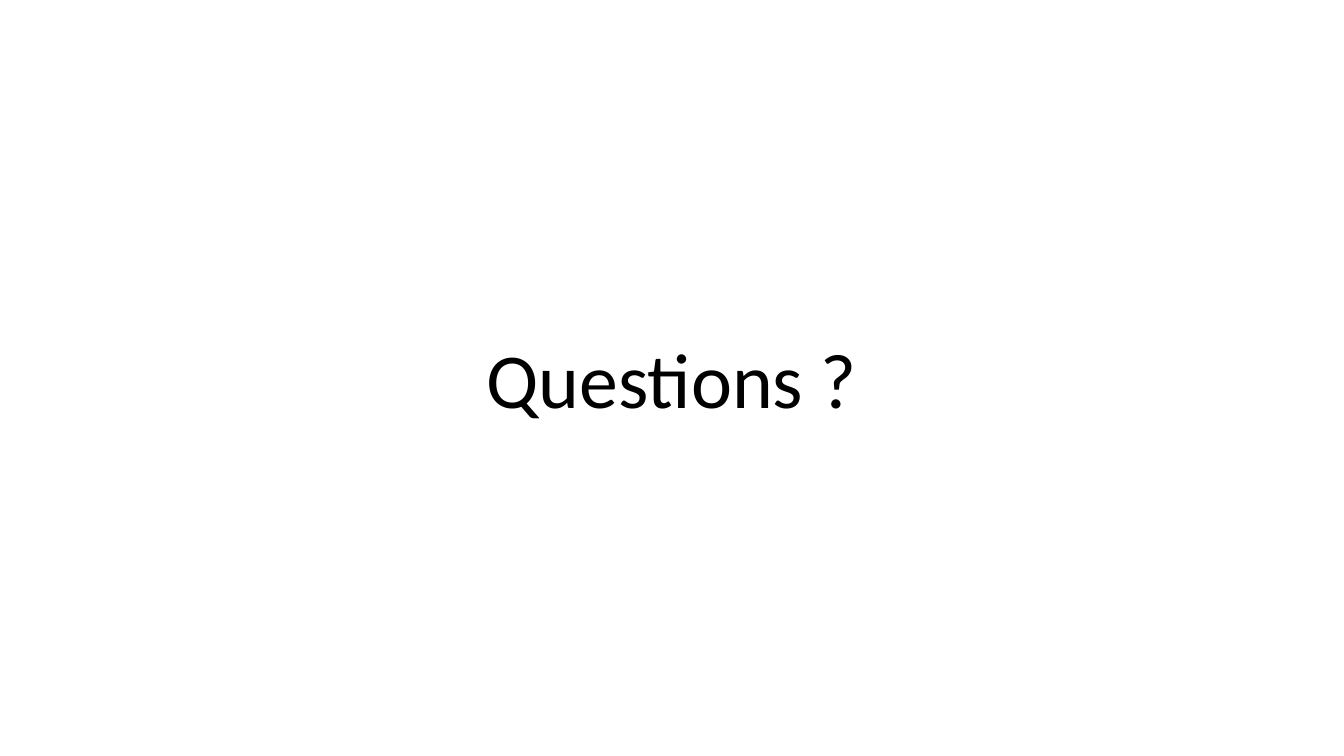
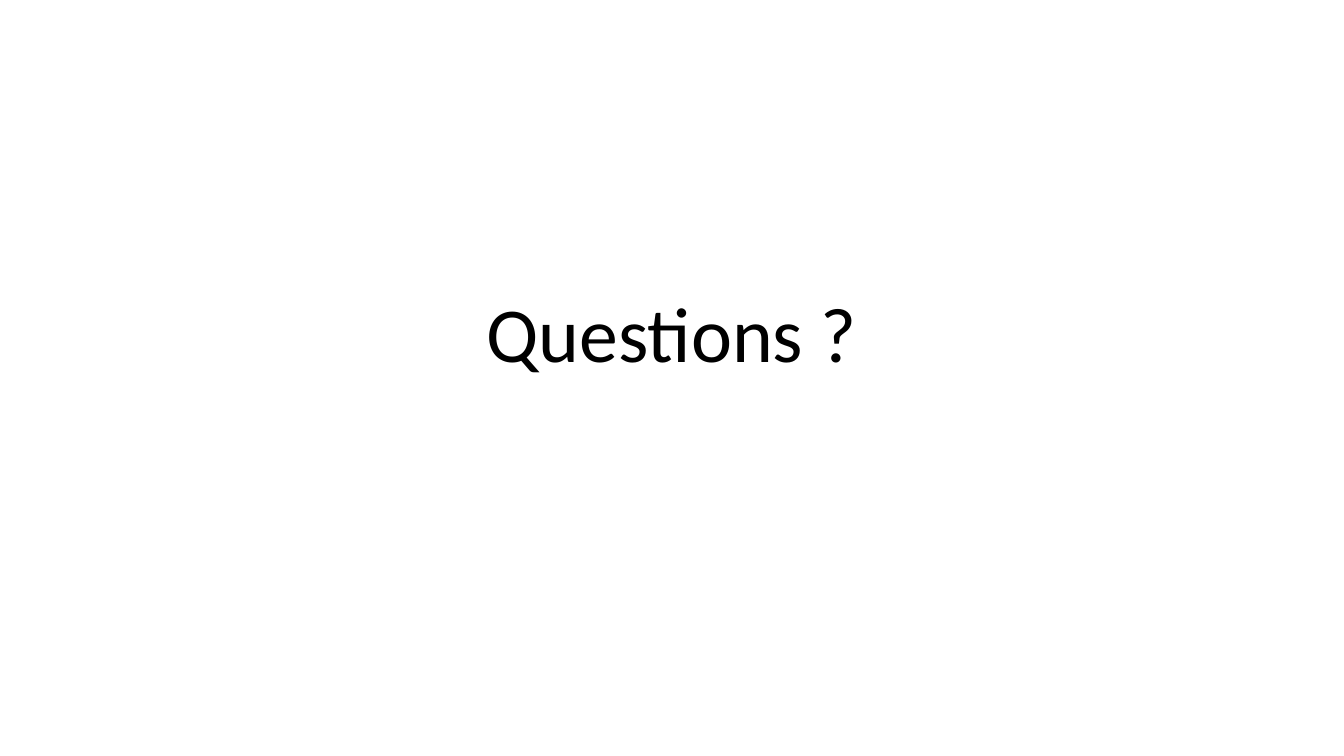
Before and after one commit to dbaeli/conf4j, a slide deck: slide 15 of Devops_Configuration_Jungle_Devoxx_FR_2012.pptx. Drawn at 1344x756 pixels with LibreOffice and Linux fonts; fonts in the diff are those of the drawing; background and template pictures are left out. Boxes give left, top, right and bottom in pixels: in the first picture for what was removed or moved away, otherwise in the second. Text is boxed around its words. In the diff, an @@ line names an element or a change of style, - is before the commit and + after.

```diff
--- a/Devops_Configuration_Jungle_Devoxx_FR_2012.pptx
+++ b/Devops_Configuration_Jungle_Devoxx_FR_2012.pptx
@@ title "Questions ?": place and size @@
-title "Questions ?" at (487,354,804,419)
+title "Questions ?" at (487,308,804,373)
@@ title "Questions ?" at (487,308,804,373): vertical alignment middle to bottom @@
```
Also in this commit, not shown: 1 other slide changed, 12 slides added, 12 slides removed, 5 other files.
